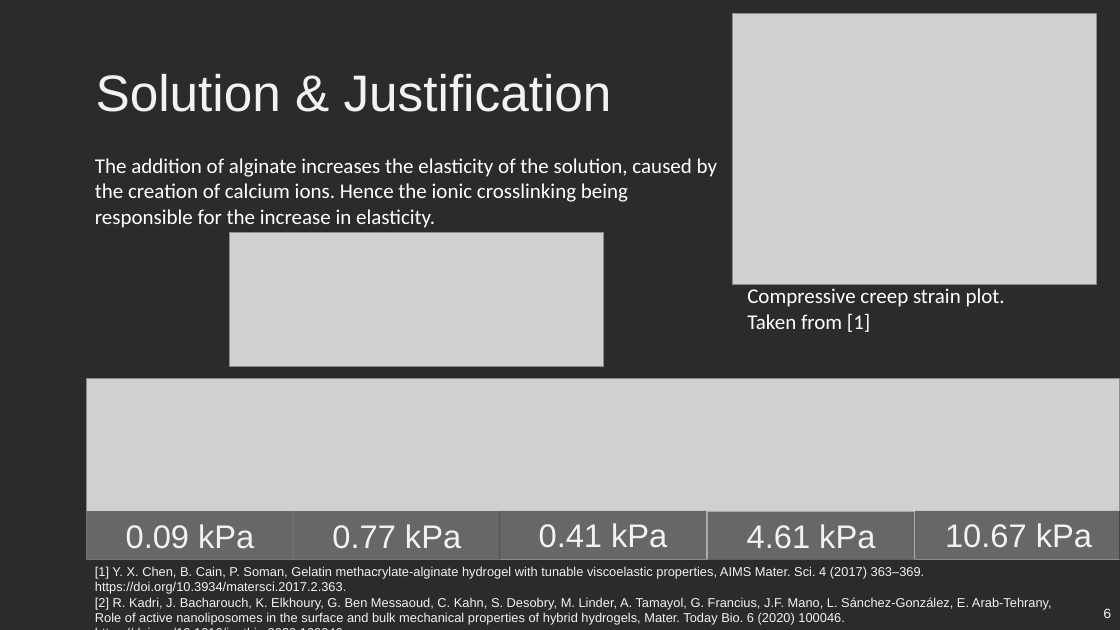
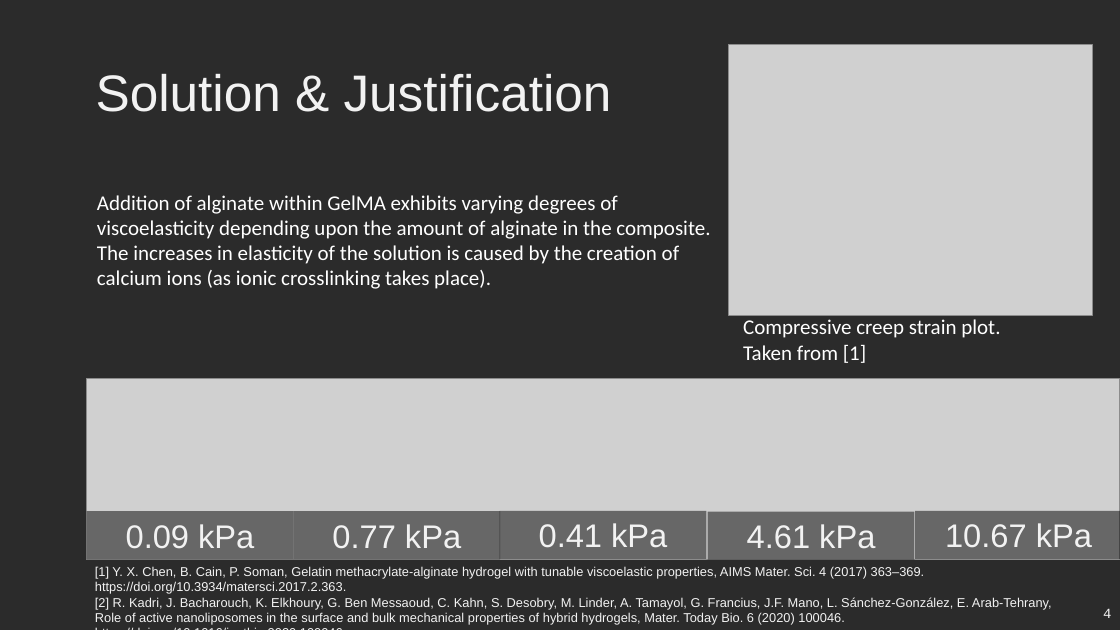
Before and after one commit to KiraSensei13/MNT_ITESM_courses, a slide deck: slide 4 of 3a.1.PlasticsAndCompositesEngineering/5_ClassActivity/2_Class Activity_06.07.2020_team2.pptx (slide 6 before the commit). Drawn at 1120x630 pixels with LibreOffice and Linux fonts; fonts in the diff are those of the drawing; grey boxes stand for pictures; background and template pictures are left out; a plain dark background stands for a picture behind light text. Boxes give left, top, right and bottom in pixels: in the first picture for what was removed or moved away, otherwise in the second. Text is boxed around its words. In the diff, an @@ line names an element or a change of style, - is before the commit and + after.

```diff
--- a/3a.1.PlasticsAndCompositesEngineering/5_ClassActivity/2_Class Activity_06.07.2020_team2.pptx
+++ b/3a.1.PlasticsAndCompositesEngineering/5_ClassActivity/2_Class Activity_06.07.2020_team2.pptx
@@ picture: place and size @@
-picture at box(733, 13, 1096, 285)
+picture at box(728, 44, 1092, 315)
@@ text at box(97, 195, 710, 289): text changed @@
-The addition of alginate increases the elasticity of the solution, caused by the creation of calcium ions. Hence the ionic crosslinking being responsible for the increase in elasticity.
+Addition of alginate within GelMA exhibits varying degrees of viscoelasticity depending upon the amount of alginate in the composite. The increases in elasticity of the solution is caused by the creation of calcium ions (as ionic crosslinking takes place).
@@ picture removed at box(230, 232, 603, 366) @@
@@ text "Compressive creep strain plot. Taken ...": place and size @@
-text "Compressive creep strain plot. Taken ..." at box(747, 288, 1005, 332)
+text "Compressive creep strain plot. Taken ..." at box(743, 319, 1000, 363)
@@ page number at box(1103, 608, 1111, 618): text changed @@
-6
+4
```
Also in this commit, not shown: 5 other slides changed, 1 slide added, 5 slides removed, 1 other file.
